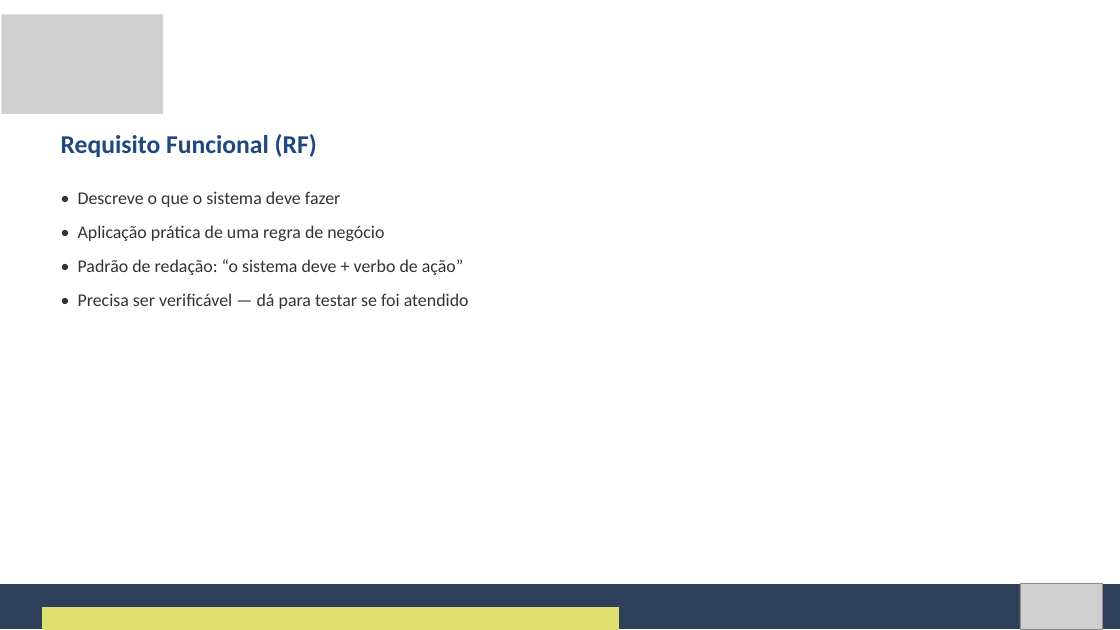
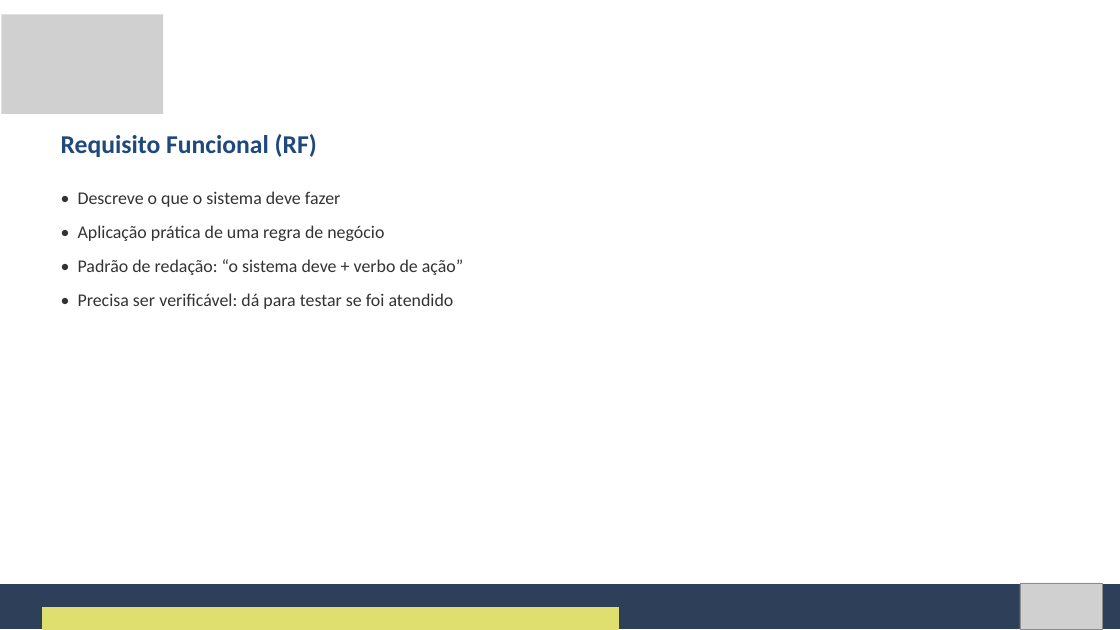
Before and after one commit to Natan20/Curso-Modelagem-De-Sistemas-Material, a slide deck: slide 5 of Aula 02 - 04-09-2026/Aula 2 - Slides.pptx. Drawn at 1120x630 pixels with LibreOffice and Linux fonts; fonts in the diff are those of the drawing; grey boxes stand for pictures. Boxes give left, top, right and bottom in pixels: in the first picture for what was removed or moved away, otherwise in the second. Text is boxed around its words. In the diff, an @@ line names an element or a change of style, - is before the commit and + after.

```diff
--- a/Aula 02 - 04-09-2026/Aula 2 - Slides.pptx
+++ b/Aula 02 - 04-09-2026/Aula 2 - Slides.pptx
@@ text at (78,293,454,309): text changed @@
-• Precisa ser verificável — dá para testar se foi atendido
+• Precisa ser verificável: dá para testar se foi atendido
```
Also in this commit, not shown: 14 other slides changed, 2 other files.
